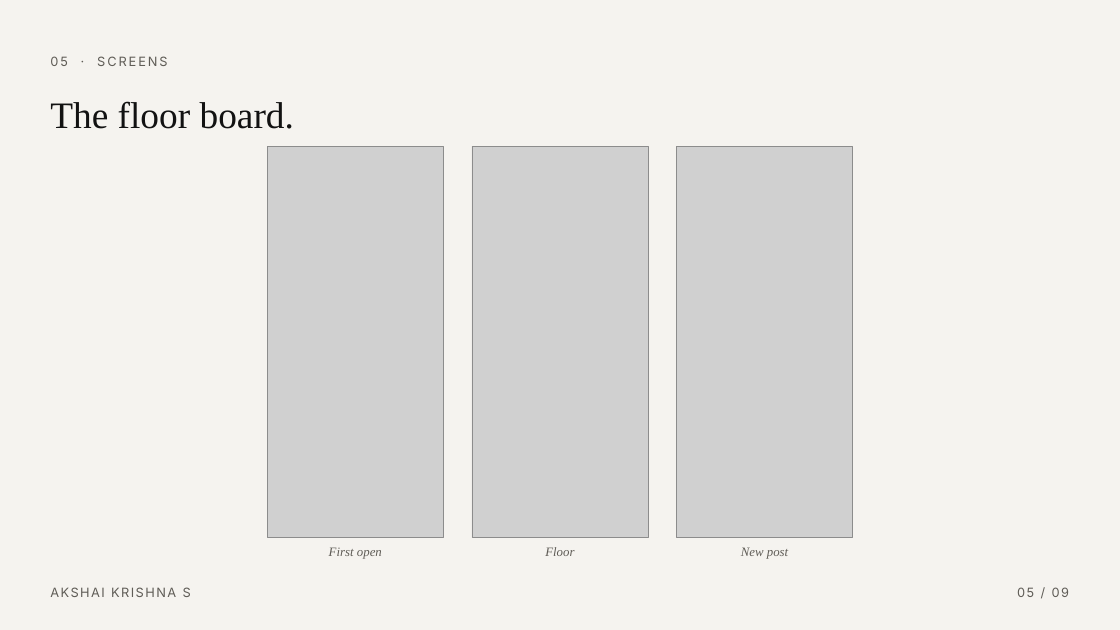
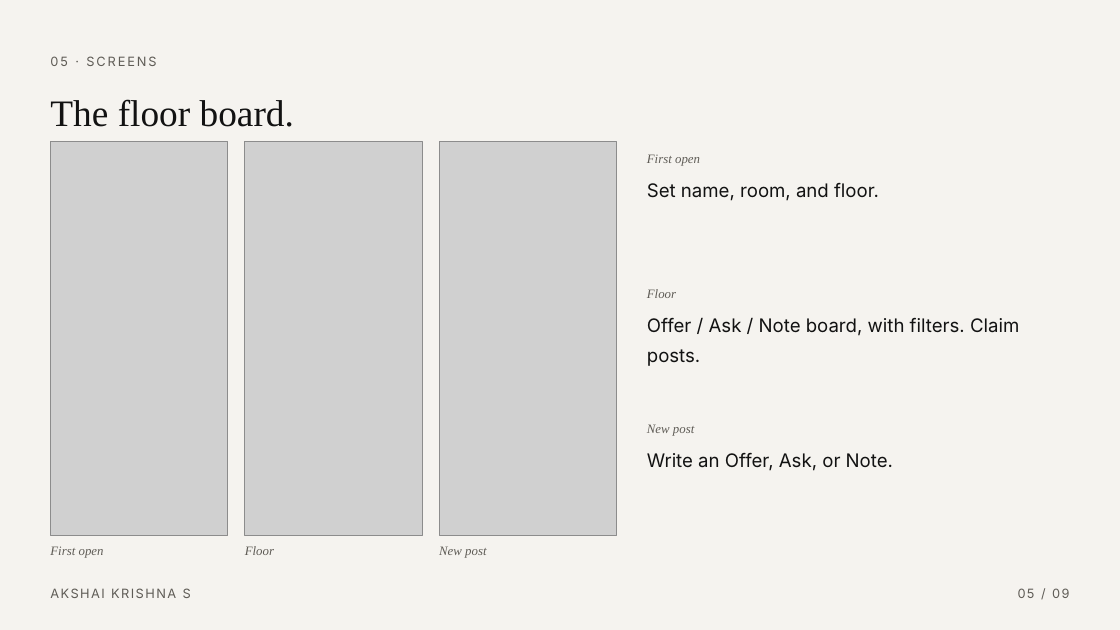
Before and after one commit to flyme2mars/hop, a slide deck: slide 5 of presentation/Hop-OffGrid.pptx. Drawn at 1120x630 pixels with LibreOffice and Linux fonts; fonts in the diff are those of the drawing; grey boxes stand for pictures. Boxes give left, top, right and bottom in pixels: in the first picture for what was removed or moved away, otherwise in the second. Text is boxed around its words. In the diff, an @@ line names an element or a change of style, - is before the commit and + after.

```diff
--- a/presentation/Hop-OffGrid.pptx
+++ b/presentation/Hop-OffGrid.pptx
@@ text "05 · SCREENS" rewrapped from [50,56,167,66] to [50,56,156,66] @@
@@ picture: place and size @@
-picture at [267,146,444,538]
+picture at [50,141,228,536]
@@ picture: place and size @@
-picture at [472,146,649,538]
+picture at [245,141,422,536]
@@ picture: place and size @@
-picture at [676,146,853,538]
+picture at [439,141,617,536]
@@ text added at [647,154,700,166], 11 pt, text #5F5C56, italic @@
+First open
@@ text added at [647,183,879,201], 16 pt, text #121212 @@
+Set name, room, and floor.
@@ text added at [647,289,676,298], 11 pt, text #5F5C56, italic @@
+Floor
@@ text added at [647,318,1019,366], 16 pt, text #121212 @@
+Offer / Ask / Note board, with filters. Claim posts.
@@ text added at [647,424,694,436], 11 pt, text #5F5C56, italic @@
+New post
@@ text added at [647,453,893,471], 16 pt, text #121212 @@
+Write an Offer, Ask, or Note.
@@ text "First open": place and size @@
-text "First open" at [329,547,382,559]
+text "First open" at [50,546,104,558]
@@ text "Floor": place and size @@
-text "Floor" at [545,547,574,556]
+text "Floor" at [245,546,274,555]
@@ alignment centre to left in 3 elements at [50,546,104,558], [245,546,274,555], [439,546,486,558] @@
@@ text "New post": place and size @@
-text "New post" at [741,547,788,559]
+text "New post" at [439,546,486,558]
```
Also in this commit, not shown: 8 other slides changed, 3 other files.
